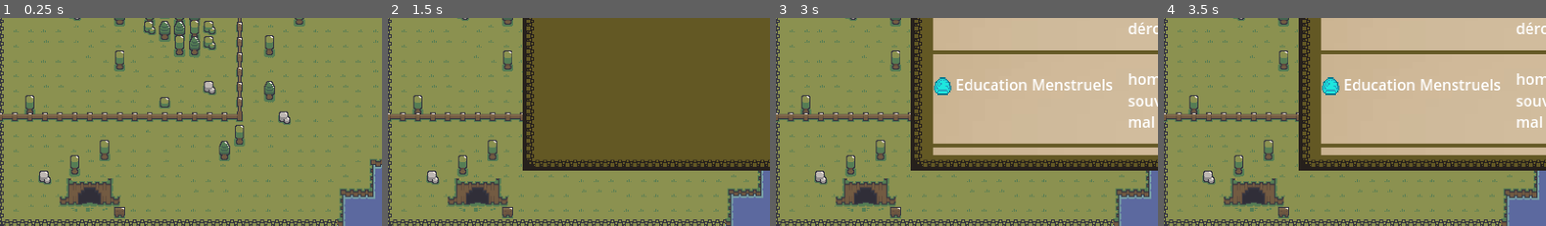
Above: before the commit, frames 1-4 (left to right).
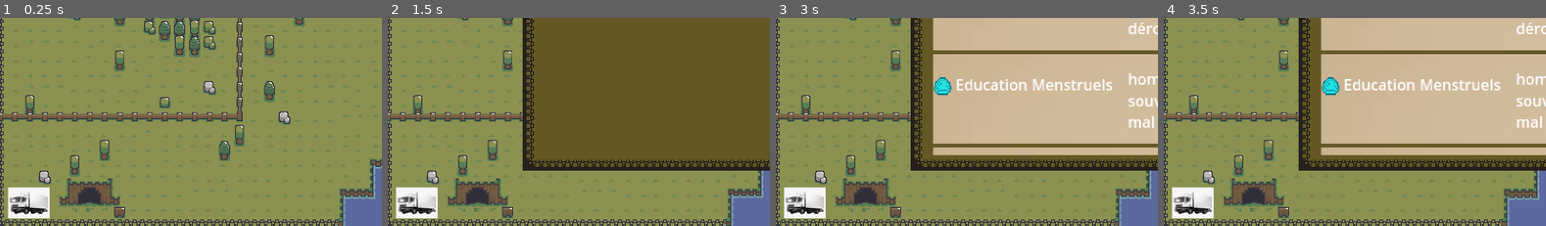
Above: after the commit, the same moments.

Repository: AntoineCuinet/game-reglex
Game: Godot game, scene res://scenes/game.tscn
Two runs of this game, one before a commit and one after it. Both use one fixed random seed, a clock stepped at 60 frames per second and the inputs below.
Inputs (mouse positions are % of the whole screen's width and height, from its top left):
- Up to frame 1 (0.25 s): no input
- Up to frame 2 (1.5 s): click (5, 95) at 0.52 s; click "Shop" at 1.25 s
- Up to frame 3 (3 s): click "Laboratoire : ??" at 2 s; click "Upgrade" at 2.75 s
- Up to frame 4 (3.5 s): no input
The pictures show only the part of the screen within x 1-51%, y 49-99%; the shares and areas given below are measured in that part.

The runs differ from the first frame. In frame 1, 1.7% of the frame differs, in the area x 2-13%, y 81-97%; in frame 2, 1.7%; in frame 3, 1.7%; in frame 4, 1.7%.

Commit message:
add distrib point

Diff:
--- /dev/null
+++ b/reglex/scenes/PointDistribution.tscn
@@ -0,0 +1,16 @@
+[gd_scene load_steps=3 format=3 uid="uid://y4iclqugogpf"]
+
+[ext_resource type="Texture2D" uid="uid://fyvic4mys6lw" path="res://assets/sprites/png-clipart-truck-truck-thumbnail.png" id="1_dxtbw"]
+[ext_resource type="Script" path="res://scripts/texture_button.gd" id="2_wauvo"]
+
+[node name="PointDistribution" type="Node2D"]
+
+[node name="TextureButton" type="TextureButton" parent="."]
+offset_left = 11.0
+offset_top = 3.0
+offset_right = 66.0
+offset_bottom = 52.0
+texture_normal = ExtResource("1_dxtbw")
+script = ExtResource("2_wauvo")
+
+[connection signal="pressed" from="TextureButton" to="TextureButton" method="_on_pressed"]
--- a/reglex/scenes/game.tscn
+++ b/reglex/scenes/game.tscn
@@ -11,10 +11,11 @@
 [ext_resource type="Texture2D" uid="uid://krr8f3dw5vdp" path="res://assets/sprites/forest_/forest_ [bridgeHorizontal].png" id="7_lbw48"]
 [ext_resource type="Texture2D" uid="uid://drxnba2e8bfqb" path="res://assets/sprites/forest_/forest_ [bridgeAnimatedTiles].png" id="8_vxloj"]
 [ext_resource type="PackedScene" path="res://scenes/fire.tscn" id="10_x8amp"]
-[ext_resource type="PackedScene" uid="uid://di1m4r131r25p" path="res://scenes/shop_menu.tscn" id="11_10unv"]
+[ext_resource type="PackedScene" uid="uid://bxqfatnk15vre" path="res://scenes/shop_menu.tscn" id="11_10unv"]
 [ext_resource type="Script" path="res://scripts/shop_menu.gd" id="11_lki7h"]
-[ext_resource type="PackedScene" path="res://scenes/upgrade_distribution_menu.tscn" id="14_qijth"]
-[ext_resource type="PackedScene" uid="uid://cgb7aqx2oy734" path="res://scenes/Metrics.tscn" id="15_2xmwv"]
+[ext_resource type="PackedScene" uid="uid://badde4gpaeo1l" path="res://scenes/upgrade_distribution_menu.tscn" id="14_qijth"]
+[ext_resource type="PackedScene" uid="uid://cs4mrxjl8cqa8" path="res://scenes/Metrics.tscn" id="15_2xmwv"]
+[ext_resource type="PackedScene" uid="uid://y4iclqugogpf" path="res://scenes/PointDistribution.tscn" id="16_od8yw"]
 
 [sub_resource type="TileSetAtlasSource" id="TileSetAtlasSource_q7o6i"]
 texture = ExtResource("2_kxg1t")
@@ -1134,11 +1135,8 @@
 7:7/animation_frame_2/duration = 0.1
 7:7/animation_frame_3/duration = 0.1
 7:7/0 = 0
-8:7/size_in_atlas = Vector2i(1, 2)
 8:7/0 = 0
-9:7/size_in_atlas = Vector2i(1, 2)
 9:7/0 = 0
-10:7/size_in_atlas = Vector2i(1, 2)
 10:7/0 = 0
 1:1/size_in_atlas = Vector2i(1, 2)
 1:1/0 = 0
@@ -1453,6 +1451,9 @@
 offset_right = 350.0
 offset_bottom = -200.0
 
+[node name="PointDistribution" parent="." instance=ExtResource("16_od8yw")]
+position = Vector2(-402, 175)
+
 [connection signal="input_event" from="GameManager" to="GameManager" method="_on_input_event"]
 [connection signal="pressed" from="MenuButton" to="GameManager" method="_on_shop_button_pressed"]
 [connection signal="pressed" from="UpgradeDistributionMenu2" to="GameManager" method="_on_upgrade_pressed"]
--- a/reglex/scenes/upgrade_distribution_menu.tscn
+++ b/reglex/scenes/upgrade_distribution_menu.tscn
@@ -174,7 +174,6 @@
 tile_set = SubResource("TileSet_1q5e8")
 
 [node name="ScrollContainer" type="ScrollContainer" parent="TileMapLayer"]
-anchors_preset = -1
 offset_left = -232.0
 offset_top = -65.0
 offset_right = 299.0
--- a/reglex/scripts/game_manager.gd
+++ b/reglex/scripts/game_manager.gd
@@ -11,10 +11,8 @@
 #instantiate all metrics
 var research_points: int = 0
 var satisfaction: int = 0
-var stocks_menstruel = {
-	FactoryType.Type.SERVIETTE: 0,
-}
-var somme_PM = 0
+var produits_menstruels: int = 0
+var blood: int = 0
 
 var selected_building: String = "";
 
@@ -24,11 +22,18 @@
 	print(research_points)
 
 func add_produits_menstruels(type, amount):
-	stocks_menstruel[type] += amount
 	match type:
 		FactoryType.Type.SERVIETTE:
-			somme_PM += amount
-	Metrics.update_produits_menstruels(somme_PM)
+			produits_menstruels += amount * 1
+
+func get_produits_menstruels() -> int:
+	return produits_menstruels
+
+func remove_produits_menstruels(amount) -> void:
+	produits_menstruels -= amount
+
+func add_blood(amount: int) -> void:
+	blood += amount
 
 func get_cell_coord(coord: Vector2) -> Vector2i:
 	var relative_position: Vector2 = $CityArea.to_local(coord)
--- /dev/null
+++ b/reglex/scripts/texture_button.gd
@@ -0,0 +1,32 @@
+extends TextureButton
+
+const MAX_STOCK = 64;
+var stock : int;
+var perf = 1;
+
+
+func updatePerf(amount: float) -> void:
+	perf += amount;
+
+# Called when the node enters the scene tree for the first time.
+func _ready() -> void:
+	stock = 0;
+
+
+# Called every frame. 'delta' is the elapsed time since the previous frame.
+func _process(delta: float) -> void:
+	if (stock > 0):
+		stock -= 5 * perf
+		get_parent().get_parent().get_node("GameManager").add_blood(5 * perf)
+	elif stock < 0:
+		stock = 0
+
+func _on_pressed() -> void:
+	var buff: int = get_parent().get_parent().get_node("GameManager").get_produits_menstruels()
+	if buff < MAX_STOCK - stock:
+		get_parent().get_parent().get_node("GameManager").remove_produits_menstruels(buff)
+		stock += buff
+	else	:
+		get_parent().get_parent().get_node("GameManager").remove_produits_menstruels(MAX_STOCK)
+		stock += MAX_STOCK
+	print(stock)
Binary file added: reglex/assets/sprites/png-clipart-truck-truck-thumbnail.png
Not shown, added: reglex/assets/sprites/png-clipart-truck-truck-thumbnail.png.import
Binary file added: reglex/assets/sprites/port.png
Not shown, added: reglex/assets/sprites/port.png.import
Not shown: 1 places in reglex/scenes/Metrics.tscn that only renumber resources
Not shown: 1 places in reglex/scenes/game.tscn that only renumber resources
Not shown: 1 places in reglex/scenes/shop_menu.tscn that only renumber resources
